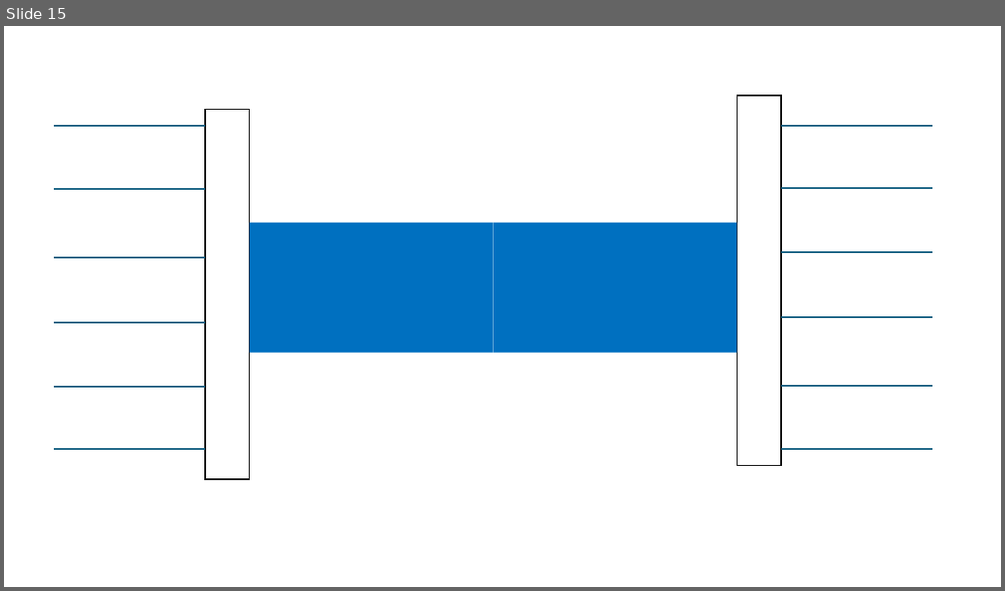
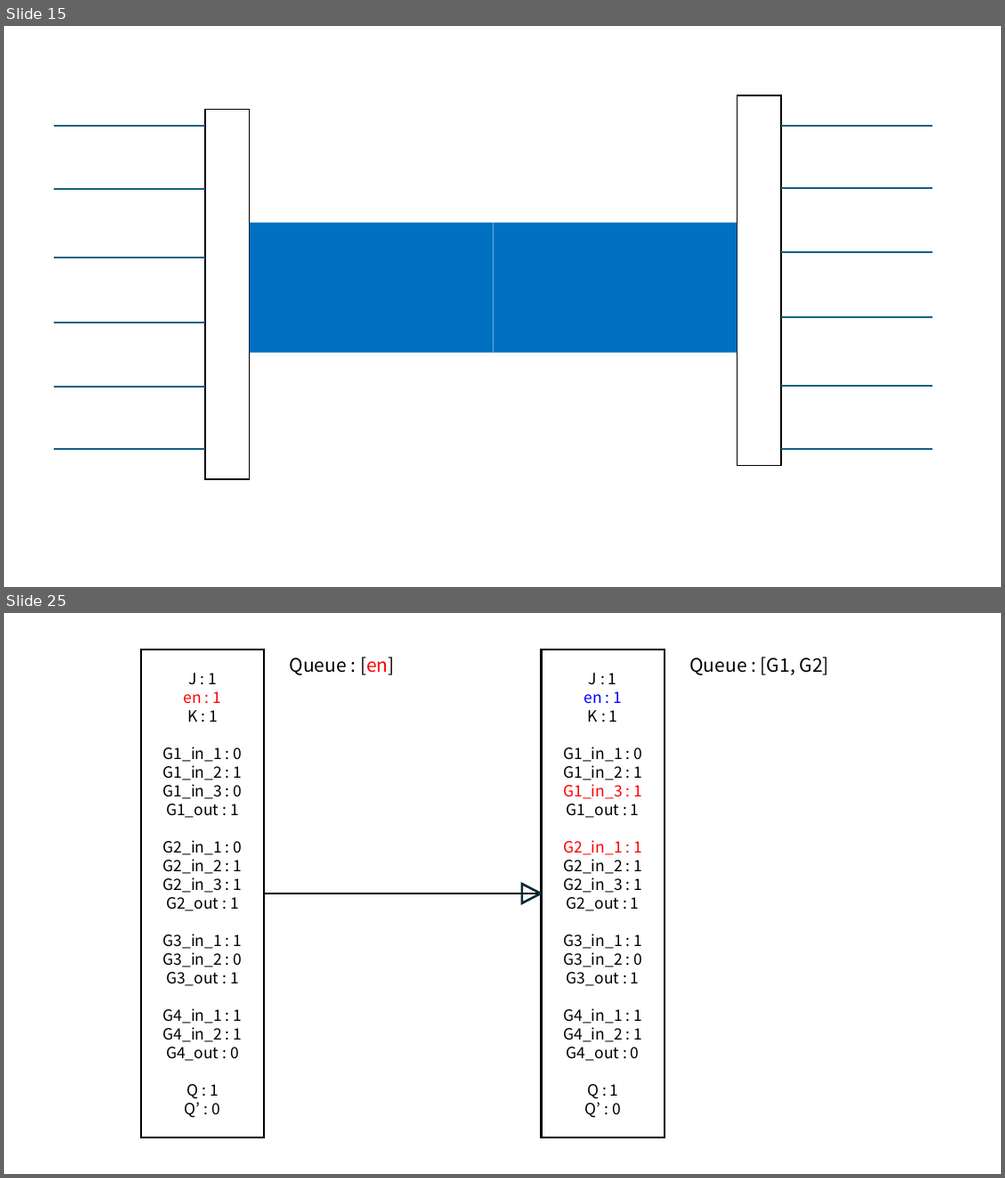
Before and after one commit to InftyAnt/Digital-Works, a slide deck: 프레젠테이션1.pptx. Shown one above the other, each under a label of ours: slide 15 before the commit, slides 15 and 25 after it; the slides between them are not shown. The pictures are 1005x591 and 1005x1178 pixels, drawn with LibreOffice and Linux fonts; fonts in the diff are those of the drawing. Boxes give left, top, right and bottom in pixels: in the first picture for what was removed or moved away, otherwise in the second. Text is boxed around its words. In the diff, an @@ line names an element or a change of style, - is before the commit and + after.

```diff
--- a/프레젠테이션1.pptx
+++ b/프레젠테이션1.pptx
@@ slide 25 added at bbox=[4, 613, 1001, 1174], background #FFFFFF @@
@@ rectangle added at bbox=[141, 649, 264, 1137], fill #FFFFFF, outline #000000 2.25 pt, 15 pt, text #000000 @@
+J : 1
+en : 1
+K : 1
+G1_in_1 : 0
+G1_in_2 : 1
+G1_in_3 : 0
+G1_out : 1
+G2_in_1 : 0
+G2_in_2 : 1
+G2_in_3 : 1
+G2_out : 1
+G3_in_1 : 1
+G3_in_2 : 0
+G3_out : 1
+G4_in_1 : 1
+G4_in_2 : 1
+G4_out : 0
+Q : 1
+Q’ : 0
@@ text added at bbox=[290, 657, 395, 675], 18 pt, text #000000 @@
+Queue : [en]
@@ rectangle added at bbox=[542, 649, 665, 1137], fill #FFFFFF, outline #000000 2.25 pt, 15 pt, text #000000 @@
+J : 1
+en : 1
+K : 1
+G1_in_1 : 0
+G1_in_2 : 1
+G1_in_3 : 1
+G1_out : 1
+G2_in_1 : 1
+G2_in_2 : 1
+G2_in_3 : 1
+G2_out : 1
+G3_in_1 : 1
+G3_in_2 : 0
+G3_out : 1
+G4_in_1 : 1
+G4_in_2 : 1
+G4_out : 0
+Q : 1
+Q’ : 0
@@ text added at bbox=[689, 657, 829, 675], 18 pt, text #000000 @@
+Queue : [G1, G2]
@@ line added from (264, 893) to (542, 893), #000000 2.25 pt @@
@@ triangle added at bbox=[522, 884, 541, 903], outline #092A39 2.25 pt @@
```
Also in this commit, not shown: 16 other slides added, 21 other files.
